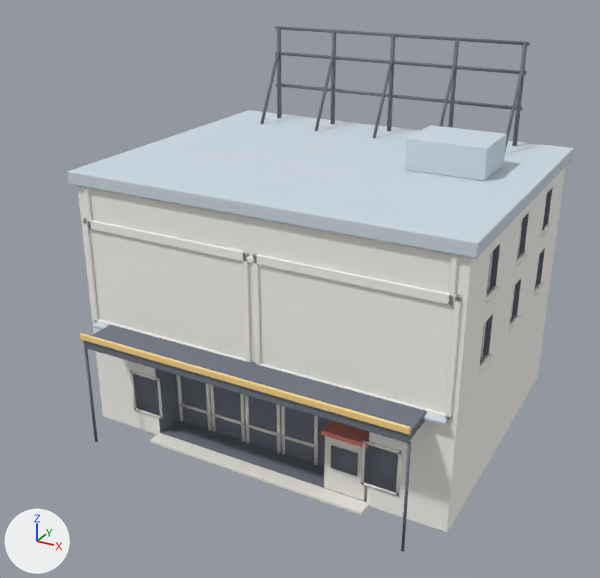
Two versions of the glTF model asset/models/lux.glb, one commit apart.
Camera for both pictures: a camera (50 mm lens) standing at (13.9, -21.9, 18.7) and looking at (-0.5, 4.2, 5.7). Lighting does not change. The marker at lower left points along +X, +Y and +Z. The older version comes first. Vertices at exactly the same position are counted once.

Names of what the first picture shows: 'main'.
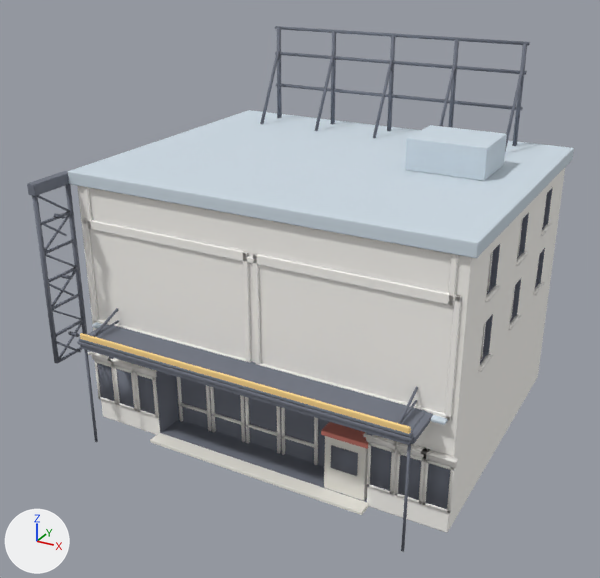
Where the change shows, as pixel boxes [x1, y1, x2, y2] in the pictures (600 x 578 px):
'main', reshaped (8% wider)
    before: [68, 26, 574, 552]
    after: [27, 26, 574, 552]
part 1 of me_main, added
    after: [135, 372, 158, 418]
part 2 of me_main, added
    after: [131, 363, 156, 374]
part 3 of me_main, added
    after: [111, 361, 134, 371]
part 4 of me_main, added
    after: [107, 358, 133, 367]
part 5 of me_main, added
    after: [94, 360, 118, 405]
part 6 of me_main, added
    after: [92, 356, 114, 365]
part 7 of me_main, added
    after: [88, 351, 109, 360]
part 8 of me_main, added
    after: [363, 432, 397, 446]
part 9 of me_main, added
    after: [395, 447, 424, 458]
part 10 of me_main, added
    after: [393, 441, 423, 454]
part 11 of me_main, added
    after: [422, 460, 454, 513]
part 12 of me_main, added
    after: [423, 455, 457, 468]
part 13 of me_main, added
    after: [421, 448, 459, 464]
part 14 of me_main, added
    after: [77, 341, 413, 442]
part 15 of me_main, added (mostly hidden)
    after: [411, 412, 433, 440]
part 16 of me_main, added
    after: [93, 308, 118, 337]
part 17 of me_main, added
    after: [95, 320, 119, 337]
part 18 of me_main, added
    after: [398, 386, 418, 424]
part 19 of me_main, added
    after: [401, 400, 417, 423]
part 20 of me_main, built on
    before: [84, 348, 411, 552]
    after: [27, 171, 450, 552]

Diff of the bpy script that builds the scene:
```diff
--- a/asset/models/lux.glb.py
+++ b/asset/models/lux.glb.py
@@ me_main @@
-me_main.from_pydata(...)  # 2268 vertices, 4260 faces; spans x -7.7..7.7, y -1.7..12.2, z 0.0..14.6
+me_main.from_pydata(...)  # 2948 vertices, 5392 faces; spans x -8.0..7.7, y -1.9..12.2, z 0.0..14.6
+# me_main part 1: the loose piece of 24 vertices spanning x -5.7..-4.3, y -0.1..0.0, z 0.9..2.7 is copied, and the copy is scaled about its middle by (0.672, 1.17, 1); it spans x -5.5..-4.5, y -0.1..0.0, z 0.9..2.7
+# me_main part 2: a new loose piece, a box spanning x -5.59..-4.41, y -0.26..0.0, z 3.01..3.09, in mat_bone (white #fbf9f5)
+# me_main part 3: a new loose piece, a box spanning x -6.6..-5.5, y -0.1..0.0, z 2.74..3.0, in mat_bone (white #fbf9f5)
+# me_main part 4: a new loose piece, a box spanning x -6.64..-5.46, y -0.26..0.0, z 3.01..3.09, in mat_bone (white #fbf9f5)
+# me_main part 5: the loose piece of 24 vertices spanning x -5.7..-4.3, y -0.1..0.0, z 0.9..2.7 is copied, and the copy is scaled about its middle by (0.672, 1.17, 1), then moved by (-2.1, 0.0, 0.0); it spans x -7.5..-6.6, y -0.1..0.0, z 0.9..2.7
+# me_main part 6: a new loose piece, a box spanning x -7.6..-6.5, y -0.1..0.0, z 2.74..3.0, in mat_bone (white #fbf9f5)
+# me_main part 7: a new loose piece, a box spanning x -7.64..-6.46, y -0.26..0.0, z 3.01..3.09, in mat_bone (white #fbf9f5)
+# me_main part 8: a new loose piece, a box spanning x 4.41..5.59, y -0.26..0.0, z 3.01..3.09, in mat_bone (white #fbf9f5)
+# me_main part 9: a new loose piece, a box spanning x 5.5..6.6, y -0.1..0.0, z 2.74..3.0, in mat_bone (white #fbf9f5)
+# me_main part 10: a new loose piece, a box spanning x 5.46..6.64, y -0.26..0.0, z 3.01..3.09, in mat_bone (white #fbf9f5)
+# me_main part 11: the loose piece of 24 vertices spanning x 4.3..5.7, y -0.1..0.0, z 0.9..2.7 is copied, and the copy is scaled about its middle by (0.672, 1.17, 1), then moved by (2.1, 0.0, 0.0); it spans x 6.6..7.5, y -0.1..0.0, z 0.9..2.7
+# me_main part 12: a new loose piece, a box spanning x 6.5..7.6, y -0.1..0.0, z 2.74..3.0, in mat_bone (white #fbf9f5)
+# me_main part 13: a new loose piece, a box spanning x 6.46..7.64, y -0.26..0.0, z 3.01..3.09, in mat_bone (white #fbf9f5)
+# me_main part 14: the loose piece of 24 vertices spanning x -6.6..6.6, y -1.7..-1.6, z 4.6..4.8 is copied, and the copy is moved by (0.0, 0.0, -0.2), in mat_ink (grey #727783); it spans x -6.6..6.6, y -1.8..-1.5, z 4.4..4.5
+# me_main part 15: the loose piece of 24 vertices spanning x 2.7..4.5, y -0.1..1.1, z 2.4..2.6 is copied, and the copy is scaled about its middle by (0.125, 1.6, 0.515), then moved by (3.0, -1.2, 2.0), in mat_ink (grey #727783); it spans x 6.5..6.7, y -1.6..0.3, z 4.4..4.5
+# me_main part 16: the loose piece of 8 vertices spanning x -6.5, y -1.5, z 0.0..4.2 is copied, and the copy is multiplied about its middle by the matrix ((-0.37, 0.0, 0.0), (0.0, -0.131, 0.346), (0.0, 0.346, 0.131)), then moved by (0.4, 0.8, 2.9); it spans x -6.1, y -1.5..0.0, z 4.7..5.3
+# me_main part 17: the loose piece of 8 vertices spanning x -6.5, y -1.5, z 0.0..4.2 is copied, and the copy is multiplied about its middle by the matrix ((-0.346, 0.0, 0.0), (0.0, -0.012, 0.346), (0.0, 0.346, 0.012)), then moved by (0.4, 0.8, 2.6); it spans x -6.1, y -1.5..0.0, z 4.7..4.8
+# me_main part 18: the loose piece of 8 vertices spanning x 6.5, y -1.5, z 0.0..4.2 is copied, and the copy is multiplied about its middle by the matrix ((-0.37, 0.0, 0.0), (0.0, -0.131, 0.346), (0.0, 0.346, 0.131)), then moved by (-0.4, 0.8, 2.9); it spans x 6.1, y -1.5..0.0, z 4.7..5.3
+# me_main part 19: the loose piece of 8 vertices spanning x 6.5, y -1.5, z 0.0..4.2 is copied, and the copy is multiplied about its middle by the matrix ((-0.346, 0.0, 0.0), (0.0, -0.012, 0.346), (0.0, 0.346, 0.012)), then moved by (-0.4, 0.8, 2.6); it spans x 6.1, y -1.5..0.0, z 4.7..4.8
+# me_main part 20: 11 vertices moved from x -6.5..6.5, y -1.5..0.0, z 0.9..4.2 to x -6.5..6.5, y -1.5..0.0, z 1.0..4.2; 31 vertices removed from x -5.7..5.7, y -0.1..0.0, z 0.9..2.7; 343 vertices added at x -8.0..7.4, y -1.9..0.1, z 0.9..10.4
+# other edits to the shape of me_main do not show in these pictures
 me_main.materials.append(mat_bone)
```
